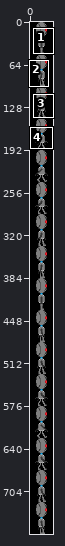
Two states of a sprite sheet, sprites/faller.png. The first picture is a wide view before the edit; the outline marks the close-up.
Close-up. Before:
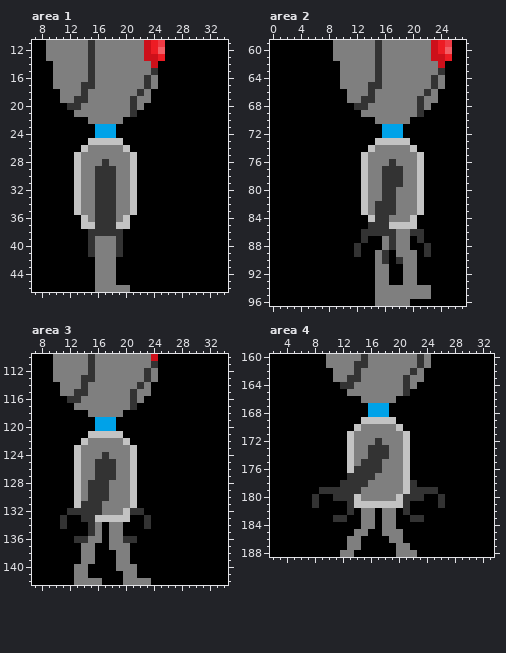
The file is 35x768 pixels. Shown: area 1: x 7..34, y 11..46; area 2: x 0..27, y 59..96; area 3: x 7..34, y 110..142; area 4: x 2..33, y 160..188. The commit also changed other parts of the picture, which this record leaves out.
The same view after the edit:
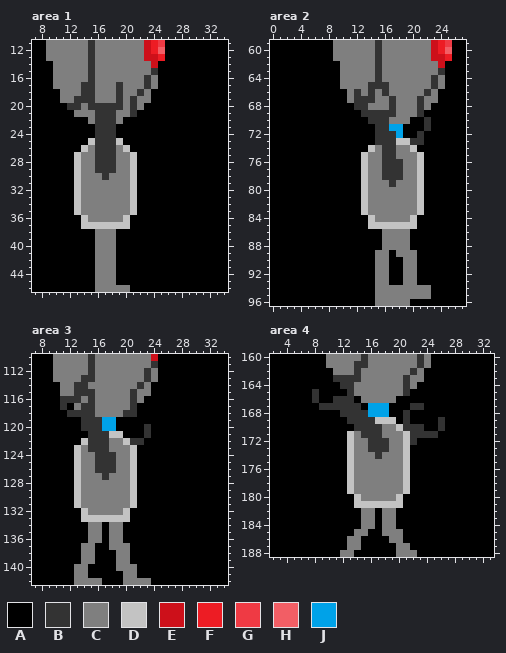
Palette (. is transparent): A #000000  B #333333  C #7f7f7f  D #c3c3c3  E #cd101a  F #ed1c24  G #ef3a44  H #f25e65  J #00a2e8
What changed:
Changed rows in their new state; - is an unchanged pixel.
Area 1:
first column x 15:
17 ----B
18 B---B
19 B---B
20 BBBBB
21 -BBB-
22 -BBB-
23 -BBB-
24 -BBB-
25 -BBB-
26 -BBB-
27 -BBB-
28 -B-B-
30 -C-C-
31 -CCC-
32 -CCC-
33 -CCC-
34 -CCC-
35 -CCC-
36 -CCC-
37 -DDD-
38 ACCCA
39 A---A
40 A---A
41 A---A
Area 2:
first column x 12:
65 ----B------
66 B---B------
67 B----B-----
68 -----B-----
69 -BBBBB-----
70 --BBB-----B
71 ---BB-----B
72 ---BBB---B-
73 ---BBB--BB-
74 ----BB-----
75 ----BB-----
76 ----B-B----
79 ----C-C----
80 ----CC-----
81 ----CC-----
82 ---CCC-----
83 ---CCC-----
84 ---CC------
85 --DDD------
86 -AAACC--AA-
87 -A---C---A-
88 A----C----A
89 A---C-----A
90 ----C-A----
Area 3:
first column x 11:
114 --B----------
115 ----B--------
116 B---B--------
117 B--BB--------
118 -BBBB----BB--
119 ---BBB-------
120 ---BBB------B
121 ----BBB-----B
122 ----BBB---BB-
123 ----BBB------
124 -----B-B-----
127 -----C-C-----
128 ----CCC------
129 ----CCC------
130 ----CCC------
131 ---CCC-------
132 -AADCC----AA-
133 A--DD-------A
134 A---C-------A
135 ----C--------
136 --AA-----AA--
Area 4:
first column x 8:
163 ---BB--------------
165 B----B-------------
166 B--BBB-------------
167 -BBBBBB-------BB---
168 ----BBBB-----B-----
169 -----BBBB----B----B
170 ------BBBB---BBB--B
171 -------BBB----BBBB-
172 --------B-B---B----
174 --------C-C--------
175 -------CCC---------
176 ------CCCC---------
177 -----DCCC----------
178 ----ADCC------A----
179 -AAAADC-------AAAA-
180 A--AAA-------AAA--A
181 A----A-------A----A
182 -----A-------A-----
183 ---AA---------AA---
